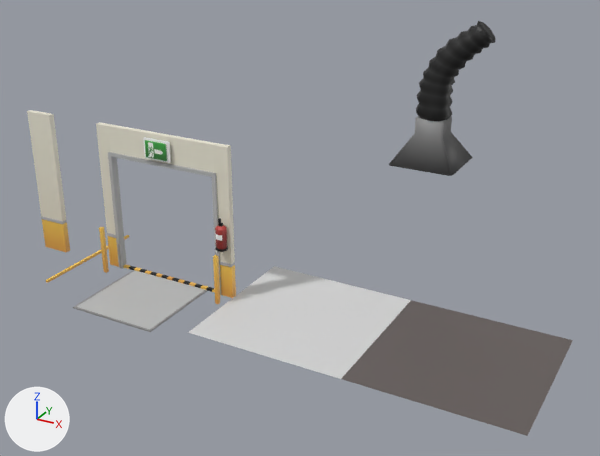
The Blender file Assets/Models/warehouse.blend, before and after one commit.
Camera for both pictures: a 50 mm lens placed at (31.2, -38.9, 25.3), pointed at (7.8, 3.6, 4.0). Arrows for +X, +Y and +Z are at lower left; the lights stay in place.

Names of what the first picture shows: 'env_door', 'env_floor', 'env_street', 'env_stripe', 'env_wall', 'escape_plan', 'extinctor', 'kappa', 'kappa_tube'.
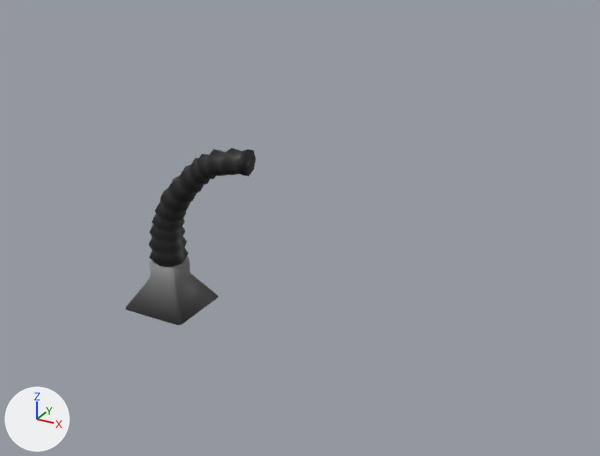
Changed parts and their boxes [x1, y1, x2, y2] in the pictures (600 x 456 px; the box of a moved part takes in the faces that stretch with it):
```json
{"object": "env_street", "change": "hidden", "before": [341, 300, 573, 436]}
{"object": "env_floor", "change": "hidden", "before": [188, 266, 411, 379]}
{"object": "env_door", "change": "hidden", "before": [73, 122, 236, 332]}
{"object": "kappa_tube", "change": "reshaped, moved", "before": [416, 21, 496, 121], "after": [149, 148, 256, 267], "on screen": "33% wider, 19% taller"}
{"object": "kappa", "change": "moved", "before": [389, 116, 473, 176], "after": [126, 257, 218, 325]}
{"object": "env_wall", "change": "hidden", "before": [27, 110, 70, 252]}
{"object": "escape_plan", "change": "hidden", "before": [143, 137, 171, 163]}
{"object": "extinctor", "change": "hidden", "before": [215, 218, 228, 252]}
{"object": "env_stripe", "change": "hidden", "before": [46, 235, 129, 283]}
{"part": 1, "of": "me_cube_061", "change": "moved or reshaped", "before": [96, 122, 232, 177], "on screen": "not visible afterwards"}
{"part": 2, "of": "me_cube_059", "change": "moved or reshaped", "before": [27, 110, 66, 221], "on screen": "not visible afterwards"}
{"part": 3, "of": "me_cube_063", "change": "built on", "before": [420, 21, 496, 104], "after": [150, 148, 256, 251]}
```

Edits to the scene script, one JSON object a line:
```json
{"block": "me_cube_063", "where": "# used by ob_kappa_tube; location = (12.76, 13.36, 8.08)"}
{"op": "remove", "block": "me_cube_063", "code": "me_cube_063.from_pydata(...)  # 160 vertices, 153 faces; spans x -1.33..3.72, y -1.28..1.28, z 1.36..8.03"}
{"op": "add", "block": "me_cube_063", "code": "me_cube_063.from_pydata(...)  # 208 vertices, 201 faces; spans x -1.33..6.31, y -1.28..1.28, z 1.36..10.04"}
{"block": "me_cube_063", "change": "me_cube_063 part 3"}
{"block": "me_cube_063", "change": "17 vertices are removed from x 2.52..3.72, y -0.87..0.87, z 6.34..8.03"}
{"block": "me_cube_063", "change": "21 faces are deleted"}
{"block": "me_cube_063", "change": "4 vertices in x -0.32..0.18, y -1.05..1.05, z 4.18..4.65 move by (-0.02, 0.0, 0.05)"}
{"block": "me_cube_063", "change": "91 vertices move from x -0.61..2.84, y -1.0..1.0, z 3.01..7.74 to x -0.62..2.94, y -1.0..1.0, z 3.02..8.95"}
{"block": "me_cube_063", "change": "65 vertices are added at x 2.98..6.31, y -0.87..0.87, z 7.21..10.04"}
{"block": "me_cube_063", "change": "69 new faces join them"}
{"block": "me_cube_061", "where": "me_cube_061.from_pydata(...)  # 104 vertices, 90 faces; spans x 0.0..5.0, y -6.0..0.2, z -0.04..10.0"}
{"block": "me_cube_061", "where": "# used by ob_env_door; location = (0.0, 0.0, 0.0)"}
{"block": "me_cube_061", "where": "# before: 1 (4.0, -0.19, 10.0) at pixel (213, 144), 3 (4.0, 0.19, 10.0) at pixel (216, 143), 5 (5.0, -0.19, 10.0) at pixel (227, 147), 7 (5.0, 0.19, 10.0) at pixel (230, 145), 44 (0.0, 0.19, 10.0) at pixel (162, 133)"}
{"block": "me_cube_061", "where": "# before: 47 (0.0, -0.19, 10.0) at pixel (158, 134)"}
{"block": "me_cube_061", "change": "me_cube_061 part 1"}
{"op": "add", "block": "me_cube_061", "code": "for i in [1, 3, 5, 7, 44, 47]: me_cube_061.vertices[i].co += Vector((0.0, 0.0, 5.0))"}
{"block": "me_cube_059", "where": "me_cube_059.from_pydata(...)  # 20 vertices, 18 faces; spans x -1.0..1.0, y -0.23..0.19, z 0.0..10.0"}
{"block": "me_cube_059", "where": "# used by ob_env_wall; location = (-10.0, 0.0, 0.0)"}
{"block": "me_cube_059", "where": "# before: 1 (-1.0, -0.19, 10.0) at pixel (27, 111), 3 (-1.0, 0.19, 10.0) at pixel (31, 109), 5 (1.0, -0.19, 10.0) at pixel (49, 115), 7 (1.0, 0.19, 10.0) at pixel (53, 113)"}
{"block": "me_cube_059", "change": "me_cube_059 part 2"}
{"op": "add", "block": "me_cube_059", "code": "for i in [1, 3, 5, 7]: me_cube_059.vertices[i].co += Vector((0.0, 0.0, 5.0))"}
{"op": "set", "path": "ob_kappa.location", "old": "(12.76, 13.36, 8.08)", "new": "(0.0, 0.0, 0.0)"}
{"op": "set", "path": "ob_kappa_tube.location", "old": "(12.76, 13.36, 8.08)", "new": "(0.0, 0.0, 0.0)"}
{"op": "add", "block": "ob_extinctor", "code": "ob_extinctor.hide_set(True)  # its collection is switched off"}
{"op": "add", "block": "ob_escape_plan", "code": "ob_escape_plan.hide_set(True)  # its collection is switched off"}
{"op": "add", "block": "ob_env_street", "code": "ob_env_street.hide_set(True)  # its collection is switched off"}
{"op": "add", "block": "ob_env_door", "code": "ob_env_door.hide_set(True)  # its collection is switched off"}
{"op": "add", "block": "ob_env_wall", "code": "ob_env_wall.hide_set(True)  # its collection is switched off"}
{"op": "add", "block": "ob_env_stripe", "code": "ob_env_stripe.hide_set(True)  # its collection is switched off"}
{"op": "add", "block": "ob_env_floor", "code": "ob_env_floor.hide_set(True)  # its collection is switched off"}
```
